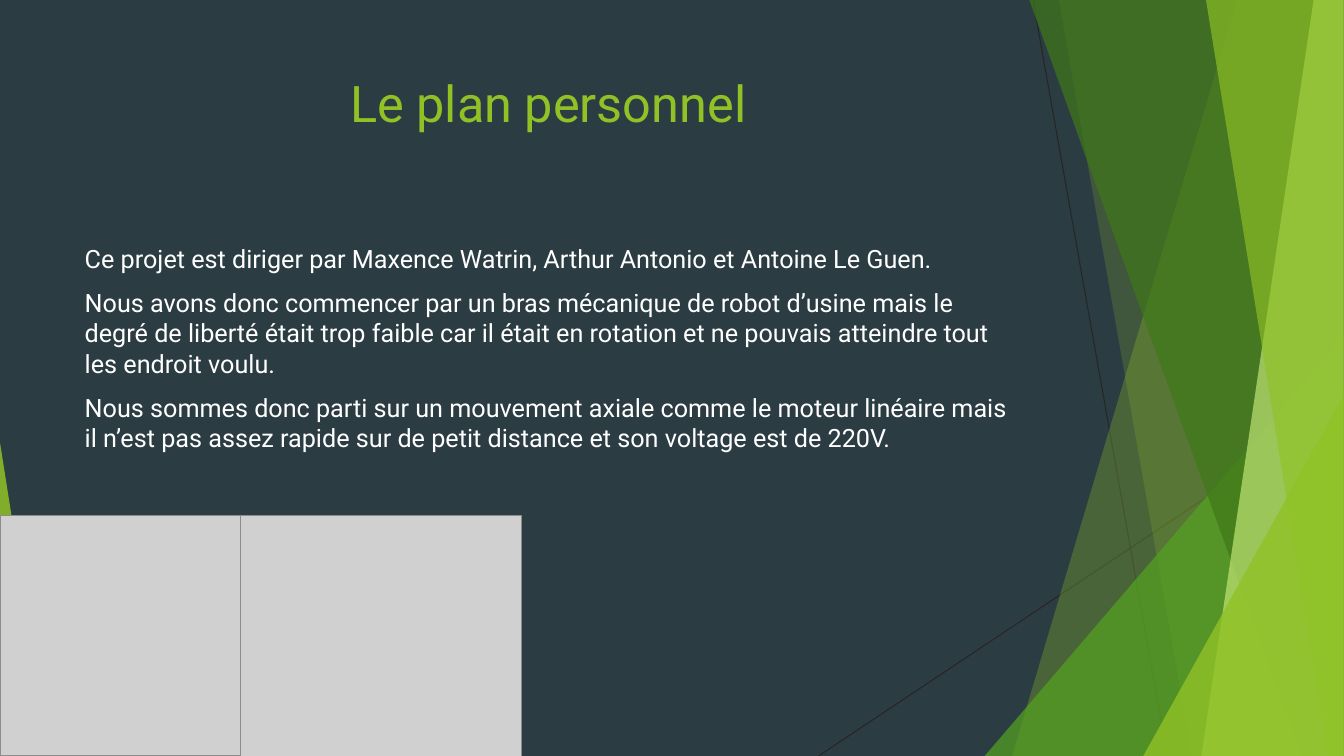
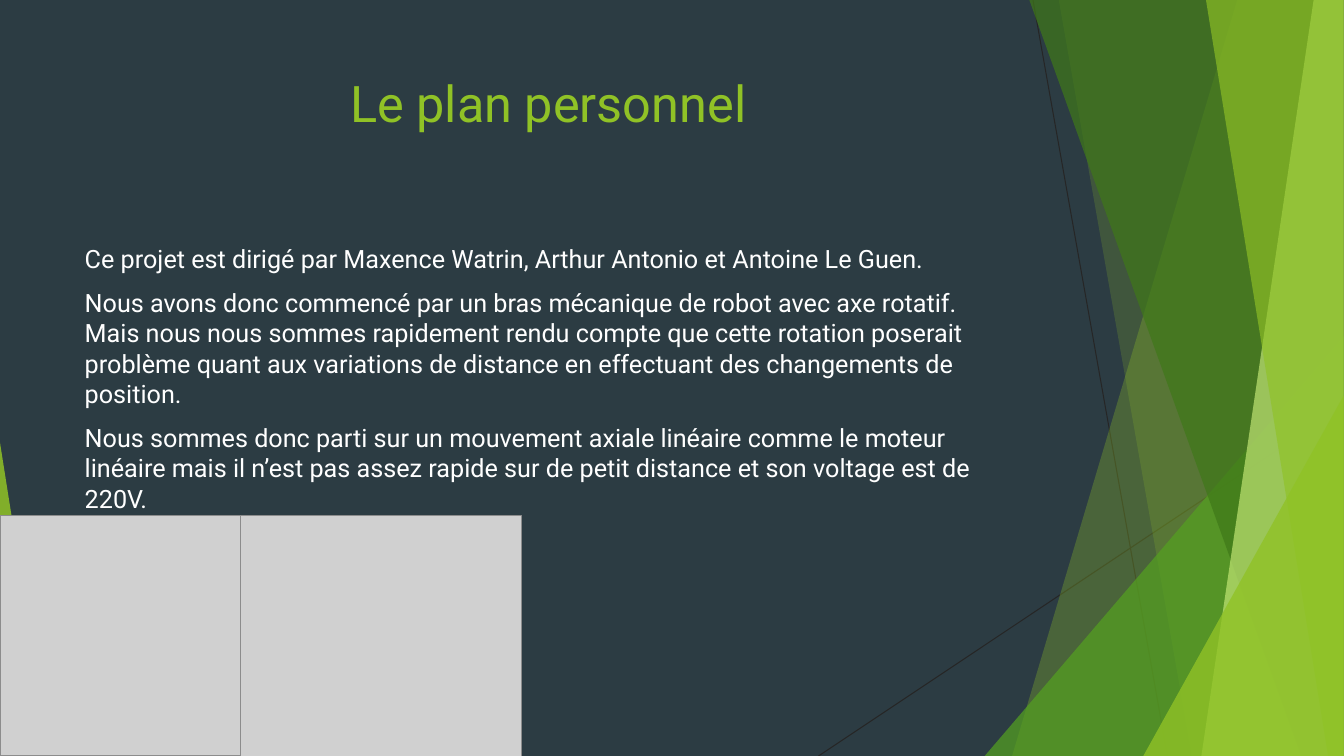
Before and after one commit to MAXENCEWATRIN/GitHub, a slide deck: slide 4 of A trier/Présentation Projet technique.pptx. Drawn at 1344x756 pixels with LibreOffice and Linux fonts; fonts in the diff are those of the drawing; grey boxes stand for pictures. Boxes give left, top, right and bottom in pixels: in the first picture for what was removed or moved away, otherwise in the second. Text is boxed around its words. In the diff, an @@ line names an element or a change of style, - is before the commit and + after.

Commit message:
ppt2.0

```diff
--- a/A trier/Présentation Projet technique.pptx
+++ b/A trier/Présentation Projet technique.pptx
@@ text at box(85, 249, 970, 509): text changed @@
-Ce projet est diriger par Maxence Watrin, Arthur Antonio et Antoine Le Guen.
-Nous avons donc commencer par un bras mécanique de robot d’usine mais le degré de liberté était trop faible car il était en rotation et ne pouvais atteindre tout les endroit voulu.
-Nous sommes donc parti sur un mouvement axiale comme le moteur linéaire mais il n’est pas assez rapide sur de petit distance et son voltage est de 220V.
+Ce projet est dirigé par Maxence Watrin, Arthur Antonio et Antoine Le Guen.
+Nous avons donc commencé par un bras mécanique de robot avec axe rotatif. Mais nous nous sommes rapidement rendu compte que cette rotation poserait problème quant aux variations de distance en effectuant des changements de position.
+Nous sommes donc parti sur un mouvement axiale linéaire comme le moteur linéaire mais il n’est pas assez rapide sur de petit distance et son voltage est de 220V.
```
Also in this commit, not shown: 4 other slides changed.
